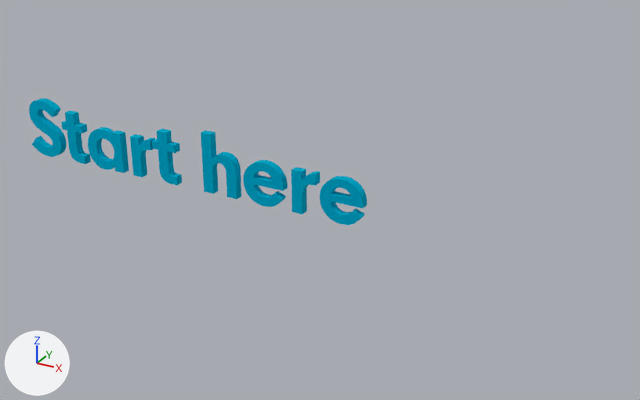
One commit to the OBJ model assets/start.obj: the scene before it, then after it.
One viewpoint serves both versions: a 50 mm camera at (1761.0, -1590.0, 840.0) aimed at (868.0, 33.0, 28.0). Every picture has the same lights, and +X, +Y and +Z are marked at lower left. Where no turn or scale is listed for an object, it has been applied to the vertices.

Objects in the first picture: 'Start_here'.
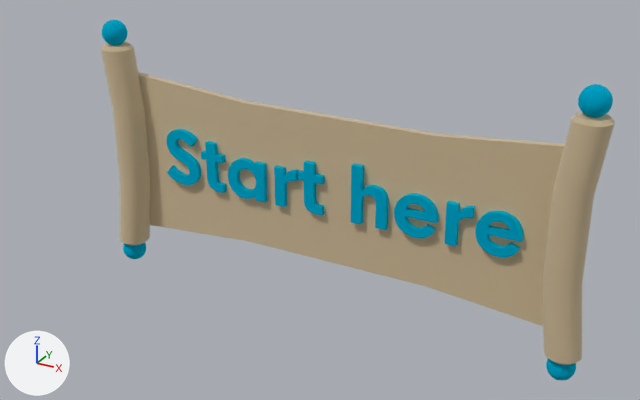
Changed parts and their boxes (x1, y1, x2, y2) in the pictures (640 x 400 px; the box of a moved part takes in the faces that stretch with it):
'Start_here', reshaped (52% wider, 183% taller): before (29, 98, 367, 225); after (101, 20, 615, 381)
part 1 of me_start_here, added (cyan): after (578, 84, 613, 118)
part 2 of me_start_here, added (cyan): after (546, 358, 576, 381)
part 3 of me_start_here, added: after (123, 243, 146, 259)
part 4 of me_start_here, added (cyan): after (102, 20, 128, 45)
part 5 of me_start_here, moved or reshaped: before (29, 98, 66, 157); after (166, 129, 201, 185)
part 6 of me_start_here, moved or reshaped: before (152, 129, 182, 185); after (201, 141, 227, 193)
part 7 of me_start_here, moved or reshaped: before (88, 127, 129, 173); after (228, 158, 268, 202)
part 8 of me_start_here, moved or reshaped: before (291, 167, 320, 214); after (274, 166, 298, 207)
part 9 of me_start_here, moved or reshaped: before (61, 111, 91, 164); after (298, 161, 325, 215)
part 10 of me_start_here, moved or reshaped: before (201, 130, 242, 199); after (351, 163, 389, 230)
part 11 of me_start_here, moved or reshaped: before (320, 176, 367, 225); after (394, 193, 439, 238)
part 12 of me_start_here, moved or reshaped: before (130, 134, 155, 177); after (444, 201, 475, 246)
part 13 of me_start_here, moved or reshaped: before (243, 160, 288, 207); after (475, 211, 524, 257)
part 14 of me_start_here, added: after (101, 42, 150, 245)
part 15 of me_start_here, added (beige): after (543, 112, 615, 365)
part 16 of me_start_here, added (beige): after (138, 72, 565, 326)

The change in detail:
Material 'Mat_beige' (mat_mat_beige) is new.
Its base color is (0.78, 0.69, 0.523) (beige #e5d8bf).
Its metallic is 1.0.
Its roughness is 1.0.
me_start_here is used by ob_start_here; location (0.0, 0.0, 0.0).
me_start_here had 1468 vertices, 1164 faces and spanned x 7.0..994.0, y 0.0..20.0, z -2.0..152.0.
me_start_here now has 2744 vertices, 2554 faces and spans x 304.0..1494.0, y -45.0..32.0, z -234.0..392.0.
me_start_here part 1: a new loose piece, a UV sphere (24 segments, 12 rings, poles along z) spanning x 1425.0..1485.0, y -36.0..24.0, z 332.0..392.0, in mat_mat (cyan #00cce5).
me_start_here part 2: a new loose piece, a UV sphere (24 segments, 12 rings, poles along z) spanning x 1425.0..1485.0, y -36.0..24.0, z -234.0..-174.0, in mat_mat (cyan #00cce5).
me_start_here part 3: a new loose piece, a UV sphere (24 segments, 12 rings, poles along z) spanning x 309.0..369.0, y -36.0..24.0, z -234.0..-174.0, in mat_mat (cyan #00cce5).
me_start_here part 4: a new loose piece, a UV sphere (24 segments, 12 rings, poles along z) spanning x 309.0..369.0, y -36.0..24.0, z 332.0..392.0, in mat_mat (cyan #00cce5).
me_start_here part 5: the loose piece of 294 vertices spanning x 7.0..113.0, y 0.0..20.0, z -2.0..152.0 is scaled about its middle by 0.9, then moved by (446.0, 0.0, 0.0).
me_start_here part 6: the loose piece of 92 vertices spanning x 420.0..488.0, y 0.0..20.0, z 0.0..132.0 is scaled about its middle by 0.9, then moved by (141.0, 0.0, 1.0).
me_start_here part 7: the loose piece of 254 vertices spanning x 208.0..320.0, y 0.0..20.0, z -2.0..106.0 is scaled about its middle by 0.9, then moved by (425.0, 0.0, 2.0).
me_start_here part 8: the loose piece of 62 vertices spanning x 813.0..875.0, y 0.0..20.0, z 0.0..104.0 is scaled about its middle by 0.9, then moved by (-48.0, 0.0, 2.0).
me_start_here part 9: the loose piece of 92 vertices spanning x 125.0..193.0, y 0.0..20.0, z 0.0..132.0 is scaled about its middle by 0.9, then moved by (702.0, 0.0, 1.0).
me_start_here part 10: the loose piece of 128 vertices spanning x 568.0..663.0, y 0.0..20.0, z 0.0..150.0 is scaled about its middle by 0.9, then moved by (390.0, 0.0, 0.0).
me_start_here part 11: the loose piece of 242 vertices spanning x 885.0..994.0, y 0.0..20.0, z -2.0..106.0 is scaled about its middle by 0.9, then moved by (176.0, 0.0, 2.0).
me_start_here part 12: the loose piece of 62 vertices spanning x 351.0..413.0, y 0.0..20.0, z 0.0..104.0 is scaled about its middle by 0.9, then moved by (829.0, 0.0, 2.0).
me_start_here part 13: the loose piece of 242 vertices spanning x 683.0..791.0, y 0.0..20.0, z -2.0..106.0 is scaled about its middle by 0.9, then moved by (560.0, 0.0, 2.0).
me_start_here part 14: a new loose piece of 98 vertices spanning x 304.0..399.0, y -45.0..32.0, z -181.0..333.0, in mat_mat_beige (beige #e5d8bf).
me_start_here part 15: a new loose piece of 98 vertices spanning x 1398.0..1494.0, y -45.0..32.0, z -181.0..333.0, in mat_mat_beige (beige #e5d8bf).
me_start_here part 16: a new loose piece of 16 vertices spanning x 335.0..1462.0, y 13.0..30.0, z -141.0..265.0, in mat_mat_beige (beige #e5d8bf).
me_start_here now uses material mat_mat_beige (beige #e5d8bf).
